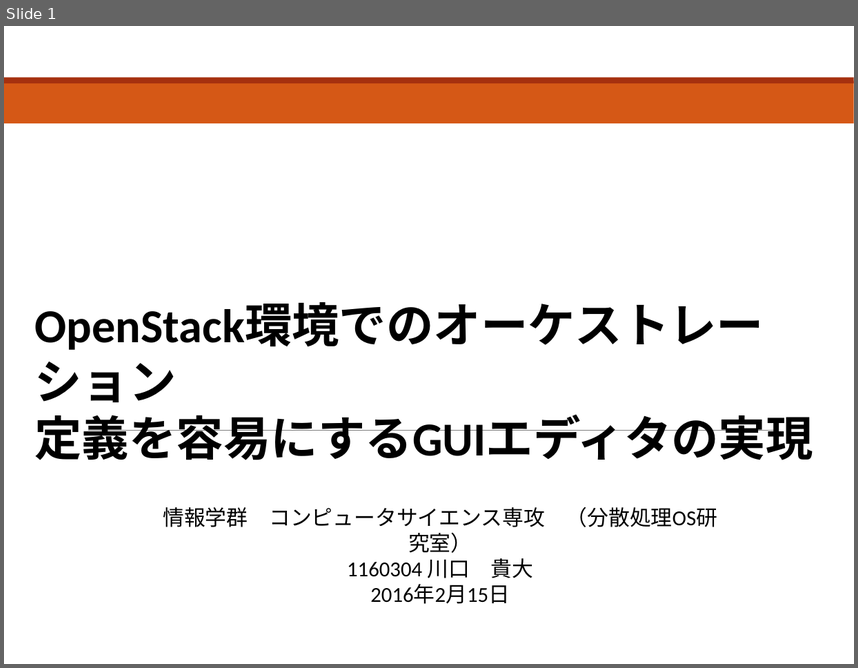
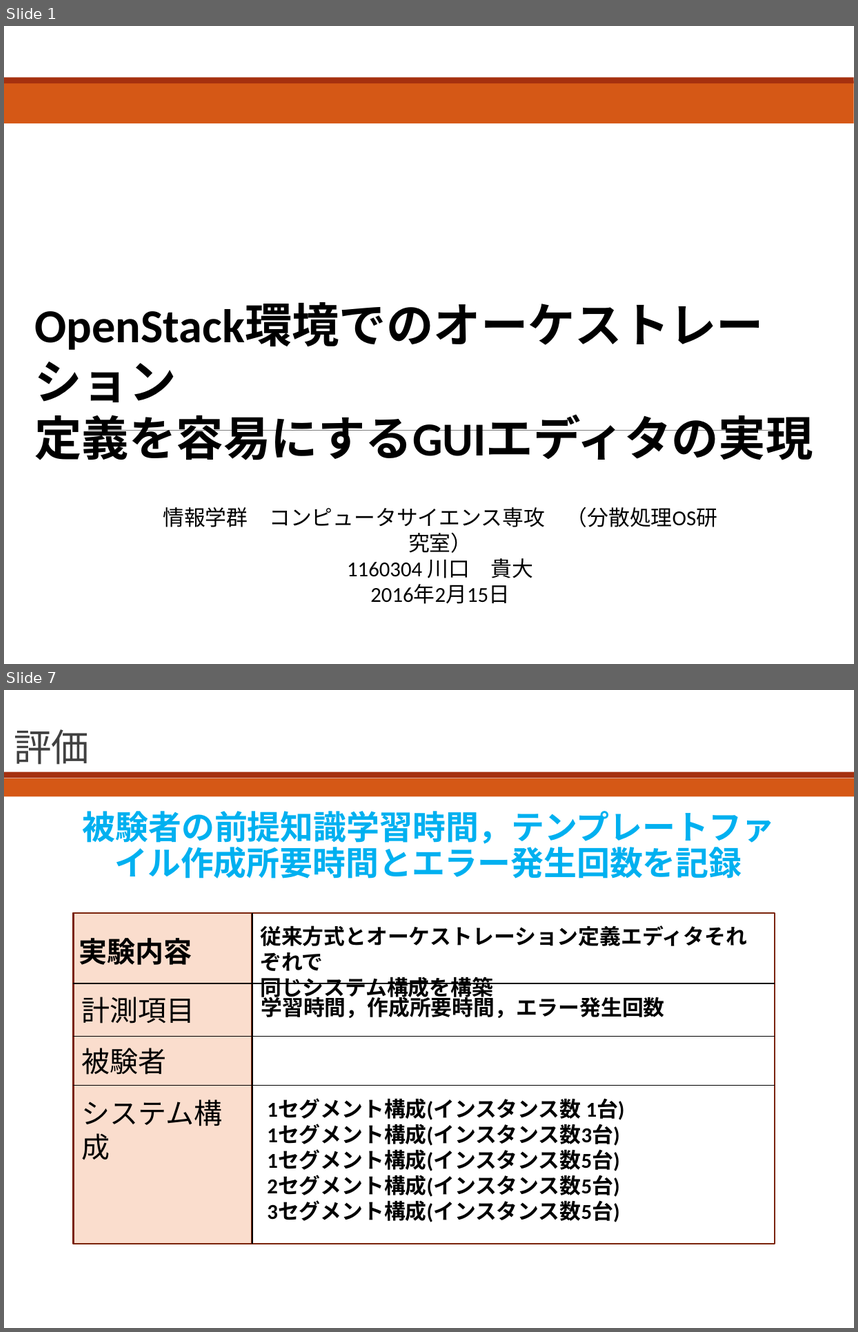
Before and after one commit to bokuhide/GUIToolCreate, a slide deck: 卒業論文本体/発表用スライド.pptx. Shown one above the other, each under a label of ours: slide 1 before the commit, slides 1 and 7 after it; the slides between them are not shown. The pictures are 858x668 and 858x1332 pixels, drawn with LibreOffice and Linux fonts; fonts in the diff are those of the drawing. Boxes give left, top, right and bottom in pixels: in the first picture for what was removed or moved away, otherwise in the second. Text is boxed around its words. In the diff, an @@ line names an element or a change of style, - is before the commit and + after.

```diff
--- a/卒業論文本体/発表用スライド.pptx
+++ b/卒業論文本体/発表用スライド.pptx
@@ slide 7 added at box(4, 690, 854, 1328), background #FFFFFF @@
@@ title added at box(14, 729, 89, 765), 32 pt, text #404040 @@
+評価
@@ rectangle added at box(4, 771, 854, 778), fill #A5300F @@
@@ rectangle added at box(4, 778, 854, 797), fill #D55816 @@
@@ text added at box(83, 811, 775, 878), 28 pt, text #00B0F0, bold @@
+  被験者の前提知識学習時間，テンプレートファイル作成所要時間とエラー発生回数を記録
@@ rectangle added at box(73, 913, 252, 1243), fill #FADDCD, outline #7A240B 1.25 pt @@
@@ rectangle added at box(74, 913, 775, 1243), outline #7A240B 1.25 pt @@
@@ line added from (252, 913) to (252, 1243), #000000 1 pt @@
@@ text added at box(79, 938, 192, 965), 24 pt, text #000000, bold @@
+実験内容
@@ text added at box(260, 925, 747, 1000), 18 pt, text #000000, bold @@
+従来方式とオーケストレーション定義エディタそれぞれで
+同じシステム構成を構築
@@ line added from (73, 983) to (775, 983), #000000 1 pt @@
@@ text added at box(81, 996, 194, 1023), 24 pt, text #000000 @@
+計測項目
@@ text added at box(261, 993, 664, 1018), 18 pt, text #000000, bold @@
+学習時間，作成所要時間，エラー発生回数
@@ line added from (73, 1036) to (775, 1036), #000000 1 pt @@
@@ text added at box(82, 1047, 167, 1074), 24 pt, text #000000 @@
+被験者
@@ line added from (73, 1085) to (775, 1085), #000000 1 pt @@
@@ text added at box(81, 1099, 222, 1159), 24 pt, text #000000 @@
+システム構成
@@ text added at box(267, 1098, 625, 1222), 18 pt, text #000000, bold @@
+1セグメント構成(インスタンス数 1台)
+1セグメント構成(インスタンス数3台)
+1セグメント構成(インスタンス数5台)
+2セグメント構成(インスタンス数5台)
+3セグメント構成(インスタンス数5台)
```
Also in this commit, not shown: 2 slides changed, 4 other slides added, 1 other file.
